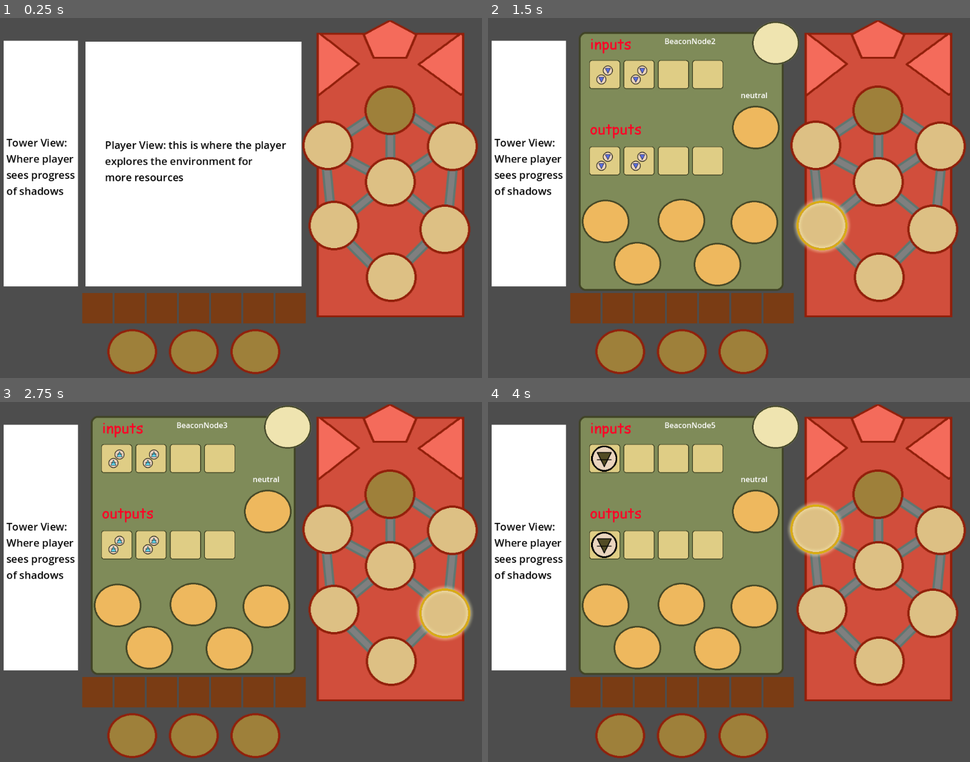
Above: before the commit, frames 1-4 (two rows, left to right).
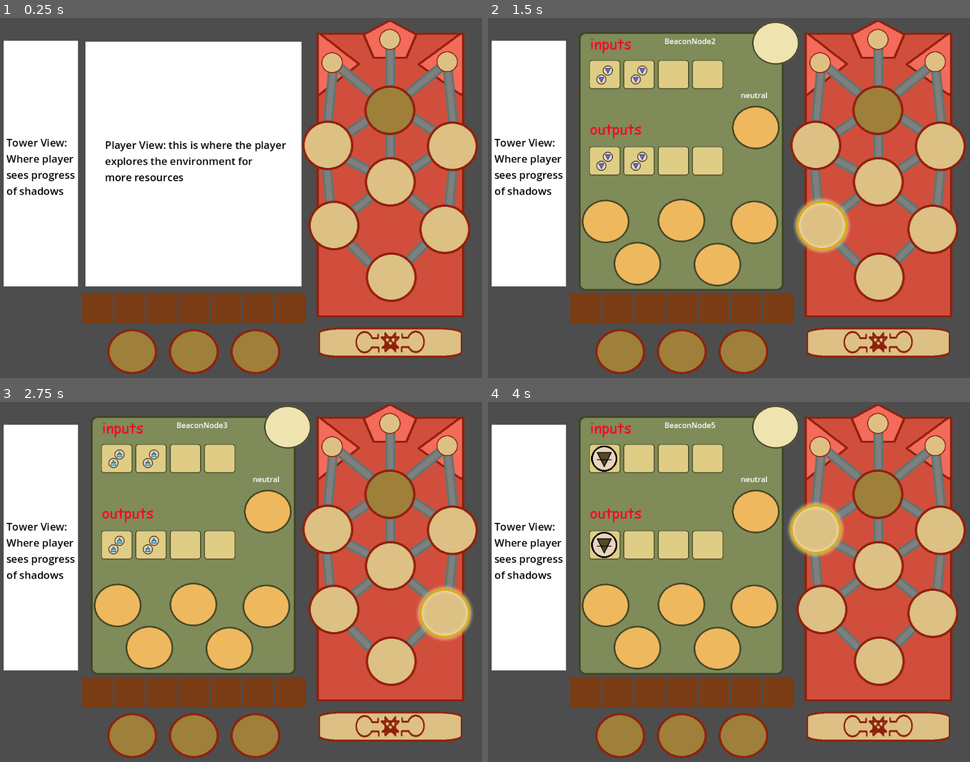
Above: after the commit, the same moments.

Repository: mccajd/Quintessential
Game: Godot game, scene res://Levels/beacon_puzzle_main.tscn
The game is run twice, just before and just after one commit, with the same random seed, the same clock (stepped at 60 frames per second) and the same inputs.
Inputs (mouse positions are in pixels of both pictures, inside the frame that each line leads up to):
- Up to frame 1 (0.25 s): no input
- Up to frame 2 (1.5 s): tap Enter at 0.5 s; move the mouse to (878, 277) at 0.52 s; press the mouse at (878, 277) at 0.53 s; tap Space at 1.25 s; move the mouse to (820, 223) at 1.27 s; release the mouse at (820, 223) at 1.28 s; click (820, 223) at 1.35 s
- Up to frame 3 (2.75 s): tap Enter at 2 s; move the mouse to (443, 610) at 2.02 s; press the mouse at (443, 610) at 2.03 s
- Up to frame 4 (4 s): tap Space at 2.75 s; move the mouse to (878, 564) at 2.77 s; release the mouse at (878, 564) at 2.78 s; click (878, 564) at 2.85 s; tap Enter at 3.5 s; move the mouse to (815, 528) at 3.52 s; press the mouse at (815, 528) at 3.53 s

The runs differ from the first frame. In frame 1, 4.4% of the frame differs, in the area x 66-96%, y 3-95%; in frame 2, 4.4%; in frame 3, 4.4%; in frame 4, 4.4%.

Commit message:
add win button and basic recepticles

Diff:
--- a/Levels/beacon_puzzle_main.tscn
+++ b/Levels/beacon_puzzle_main.tscn
@@ -6,8 +6,10 @@
 [ext_resource type="PackedScene" uid="uid://j1dft6uobs3e" path="res://Scenes/beacon_tower.tscn" id="3_aiidj"]
 [ext_resource type="PackedScene" uid="uid://dt8namvmtn1ty" path="res://Scenes/beacon_node.tscn" id="4_b3dfw"]
 [ext_resource type="PackedScene" uid="uid://k06cwvfdpar" path="res://Scenes/beacon_node_connector.tscn" id="4_oglsy"]
+[ext_resource type="PackedScene" uid="uid://b5sx25l2mobnd" path="res://Scenes/beacon_win_button.tscn" id="5_fha7e"]
 [ext_resource type="Texture2D" uid="uid://r65av6xkmun3" path="res://assets/beacon/beacon-node-empty.png" id="5_o6nu5"]
-[ext_resource type="PackedScene" path="res://Scenes/beacon_node_item_slot.tscn" id="7_t800s"]
+[ext_resource type="Script" path="res://Scripts/beacon_recepticle.gd" id="6_imhgj"]
+[ext_resource type="PackedScene" uid="uid://chme11eyldqed" path="res://Scenes/beacon_node_item_slot.tscn" id="7_t800s"]
 [ext_resource type="Script" path="res://Scripts/beacon_node_output_slot.gd" id="8_16phh"]
 
 [sub_resource type="GDScript" id="GDScript_tquvq"]
@@ -79,26 +81,25 @@
 z_index = 1
 position = Vector2(-31, 206)
 id = 5
-availableNodeIds = Array[int]([2, 4, 7])
+availableNodeIds = Array[int]([2, 4, 7, 100])
 inputs = Array[String](["earth"])
 
 [node name="BeaconNode6" parent="BeaconTower" groups=["BeaconNodes"] instance=ExtResource("4_b3dfw")]
 z_index = 1
 position = Vector2(232, 208)
 id = 6
-availableNodeIds = Array[int]([3, 4, 7])
+availableNodeIds = Array[int]([3, 4, 7, 300])
 inputs = Array[String](["fire_mote", "gold"])
 
 [node name="BeaconNode7" parent="BeaconTower" groups=["BeaconNodes"] instance=ExtResource("4_b3dfw")]
 z_index = 1
 position = Vector2(100, 132)
 id = 7
-availableNodeIds = Array[int]([4, 5, 6])
+availableNodeIds = Array[int]([4, 5, 6, 100, 200, 300])
 
 [node name="Connector1-2" parent="BeaconTower" instance=ExtResource("4_oglsy")]
 position = Vector2(41, 463)
 rotation = -0.785398
-scale = Vector2(1, 1)
 connection = Array[int]([1, 2])
 
 [node name="Connector1-3" parent="BeaconTower" instance=ExtResource("4_oglsy")]
@@ -109,55 +110,93 @@
 [node name="Connector2-4" parent="BeaconTower" instance=ExtResource("4_oglsy")]
 position = Vector2(173, 312)
 rotation = 0.883137
-scale = Vector2(1, 1)
 connection = Array[int]([2, 4])
 
 [node name="Connector2-5" parent="BeaconTower" instance=ExtResource("4_oglsy")]
 position = Vector2(8, 271)
 rotation = -0.0977384
-scale = Vector2(1, 1)
 connection = Array[int]([2, 5])
 
 [node name="Connector3-4" parent="BeaconTower" instance=ExtResource("4_oglsy")]
 position = Vector2(157, 361)
 rotation = -0.884882
-scale = Vector2(1, 1)
 connection = Array[int]([3, 4])
 
 [node name="Connector3-6" parent="BeaconTower" instance=ExtResource("4_oglsy")]
 position = Vector2(285, 255)
 rotation = 0.0977384
-scale = Vector2(1, 1)
 connection = Array[int]([3, 6])
 
 [node name="Connector4-5" parent="BeaconTower" instance=ExtResource("4_oglsy")]
 position = Vector2(182, 333)
 rotation = 2.06123
-scale = Vector2(1, 1)
 connection = Array[int]([4, 5])
 
 [node name="Connector4-6" parent="BeaconTower" instance=ExtResource("4_oglsy")]
 position = Vector2(194, 355)
 rotation = -2.16072
-scale = Vector2(1, 1)
 connection = Array[int]([4, 6])
 
 [node name="Connector4-7" parent="BeaconTower" instance=ExtResource("4_oglsy")]
 position = Vector2(147, 183)
-scale = Vector2(1, 1)
 connection = Array[int]([4, 7])
 
 [node name="Connector5-7" parent="BeaconTower" instance=ExtResource("4_oglsy")]
 position = Vector2(153, 169)
 rotation = 0.98262
-scale = Vector2(1, 1)
 connection = Array[int]([5, 7])
 
 [node name="Connector6-7" parent="BeaconTower" instance=ExtResource("4_oglsy")]
 position = Vector2(147, 188)
 rotation = -0.980875
-scale = Vector2(1, 1)
 connection = Array[int]([6, 7])
+
+[node name="Connector5-A" parent="BeaconTower" instance=ExtResource("4_oglsy")]
+position = Vector2(28, 89)
+rotation = 0.0977384
+connection = Array[int]([5, 100])
+
+[node name="Connector6-C" parent="BeaconTower" instance=ExtResource("4_oglsy")]
+position = Vector2(266, 87)
+rotation = -0.0994838
+connection = Array[int]([6, 300])
+
+[node name="Connector7-A" parent="BeaconTower" instance=ExtResource("4_oglsy")]
+position = Vector2(24, 101)
+rotation = -0.883137
+connection = Array[int]([7, 100])
+
+[node name="Connector7-B" parent="BeaconTower" instance=ExtResource("4_oglsy")]
+position = Vector2(147, 40)
+connection = Array[int]([7, 200])
+
+[node name="Connector7-C" parent="BeaconTower" instance=ExtResource("4_oglsy")]
+position = Vector2(276, 76)
+rotation = 0.883137
+connection = Array[int]([7, 300])
+
+[node name="BeaconWinButton" parent="BeaconTower" instance=ExtResource("5_fha7e")]
+z_index = 2
+position = Vector2(8, 644)
+scale = Vector2(0.625, 0.815)
+
+[node name="BeaconRecepticle1" parent="BeaconTower" instance=ExtResource("4_b3dfw")]
+position = Vector2(16, 68)
+scale = Vector2(0.42, 0.42)
+script = ExtResource("6_imhgj")
+id = 100
+
+[node name="BeaconRecepticle2" parent="BeaconTower" instance=ExtResource("4_b3dfw")]
+position = Vector2(138, 19)
+scale = Vector2(0.42, 0.42)
+script = ExtResource("6_imhgj")
+id = 200
+
+[node name="BeaconRecepticle3" parent="BeaconTower" instance=ExtResource("4_b3dfw")]
+position = Vector2(259, 66)
+scale = Vector2(0.42, 0.42)
+script = ExtResource("6_imhgj")
+id = 300
 
 [node name="MockUI" type="Node" parent="."]
 
--- /dev/null
+++ b/Scenes/beacon_win_button.tscn
@@ -0,0 +1,36 @@
+[gd_scene load_steps=5 format=3 uid="uid://b5sx25l2mobnd"]
+
+[ext_resource type="Texture2D" uid="uid://sbbi7456qa7m" path="res://assets/beacon/beacon-win-button.png" id="1_nc21o"]
+[ext_resource type="Texture2D" uid="uid://8nfw6dhdpgp6" path="res://assets/beacon/beacon-win-button-depressed.png" id="2_ogcu8"]
+
+[sub_resource type="SpriteFrames" id="SpriteFrames_iiv5q"]
+animations = [{
+"frames": [{
+"duration": 1.0,
+"texture": ExtResource("1_nc21o")
+}],
+"loop": true,
+"name": &"default",
+"speed": 5.0
+}, {
+"frames": [{
+"duration": 1.0,
+"texture": ExtResource("2_ogcu8")
+}],
+"loop": true,
+"name": &"depressed",
+"speed": 5.0
+}]
+
+[sub_resource type="RectangleShape2D" id="RectangleShape2D_34g8p"]
+size = Vector2(489, 79)
+
+[node name="BeaconWinButton" type="Area2D"]
+
+[node name="AnimatedSprite2D" type="AnimatedSprite2D" parent="."]
+position = Vector2(254, 49)
+sprite_frames = SubResource("SpriteFrames_iiv5q")
+
+[node name="CollisionShape2D" type="CollisionShape2D" parent="."]
+position = Vector2(253.5, 49.5)
+shape = SubResource("RectangleShape2D_34g8p")
--- /dev/null
+++ b/Scripts/beacon_recepticle.gd
@@ -0,0 +1,4 @@
+extends Area2D
+
+@export var id: int
+@export var inputs: Array[String]
Not shown: 1 places in Levels/beacon_puzzle_main.tscn that only renumber resources
Binary file added: assets/beacon/beacon-win-button-depressed.png
Not shown, added: assets/beacon/beacon-win-button-depressed.png.import
Binary file added: assets/beacon/beacon-win-button.png
Not shown, added: assets/beacon/beacon-win-button.png.import
